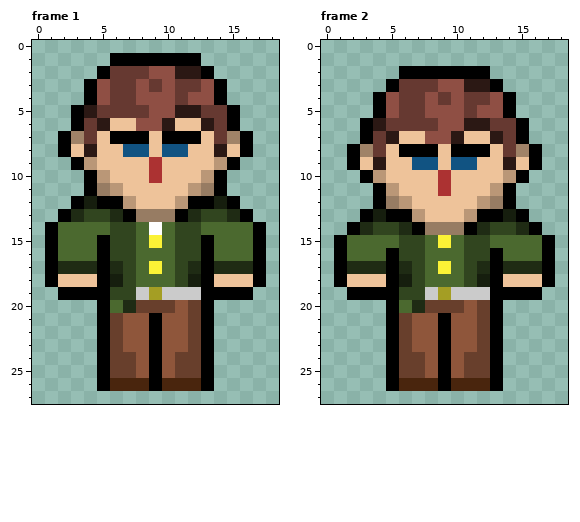
Edited in one commit: pixel-art file (Scenes/Actors/Player/Assets/Player_Idle.aseprite). The first picture shows the starting point.
19x28 pixels, 2 frames. Colours within 5 levels of each other are drawn and written as one. Shown: frame 1, frame 2.
The result:
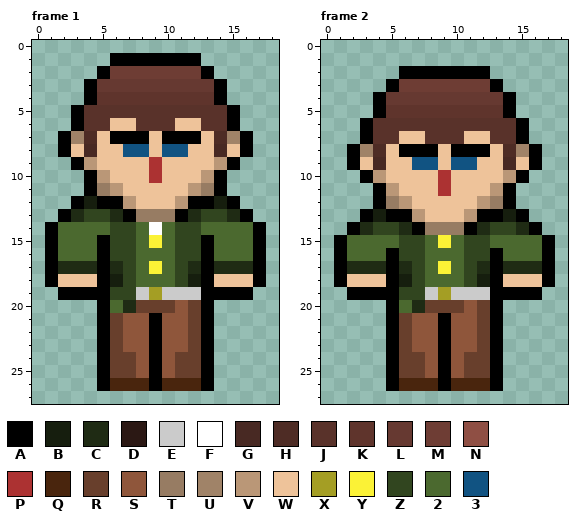
Palette (. is transparent): A #000000  B #161e0e  C #1f2b14  D #2b1814  E #cbcbcb  F #ffffff  G #482923  H #4e2c25  J #59322a  K #5f342c  L #663931  M #6e3d34  N #8f4f44  P #ac3232  Q #49250d  R #683f2c  S #8f563b  T #977c63  U #a08368  V #ba9777  W #eec39a  X #a49e24  Y #fbf236  Z #31451f  2 #4b692f  3 #115382
Changes in this commit:
{"where": "frame 1"}
{"frame":1,"y":2,"x":6,"old":"LLLNNDD","new":"MMMMMMM"}
{"frame":1,"y":3,"x":5,"old":"N","new":"L"}
{"frame":1,"y":3,"x":8,"old":"N","new":"L"}
{"frame":1,"y":3,"x":10,"old":"N","new":"L"}
{"frame":1,"y":3,"x":13,"old":"N","new":"L"}
{"frame":1,"y":4,"x":5,"old":"NLLNNNLNN","new":"KKKKKKKKK"}
{"frame":1,"y":5,"x":4,"old":"DLLLLNNDDLL","new":"JJJJJJJJJJJ"}
{"frame":1,"y":6,"x":4,"old":"LD","new":"JJ"}
{"frame":1,"y":6,"x":8,"old":"NND","new":"JJJ"}
{"frame":1,"y":6,"x":13,"old":"DL","new":"JJ"}
{"frame":1,"y":7,"x":4,"old":"L","new":"H"}
{"frame":1,"y":7,"x":14,"old":"L","new":"H"}
{"frame":1,"y":8,"x":4,"old":"D","new":"G"}
{"frame":1,"y":8,"x":14,"old":"D","new":"G"}
{"where": "frame 2"}
{"frame":2,"y":3,"x":6,"old":"LLLNNDD","new":"MMMMMMM"}
{"frame":2,"y":4,"x":5,"old":"N","new":"L"}
{"frame":2,"y":4,"x":8,"old":"N","new":"L"}
{"frame":2,"y":4,"x":10,"old":"N","new":"L"}
{"frame":2,"y":4,"x":13,"old":"N","new":"L"}
{"frame":2,"y":5,"x":5,"old":"NLLNNNLNN","new":"KKKKKKKKK"}
{"frame":2,"y":6,"x":4,"old":"DLLLLNNDDLL","new":"JJJJJJJJJJJ"}
{"frame":2,"y":7,"x":4,"old":"LD","new":"JJ"}
{"frame":2,"y":7,"x":8,"old":"NND","new":"JJJ"}
{"frame":2,"y":7,"x":13,"old":"DL","new":"JJ"}
{"frame":2,"y":8,"x":4,"old":"L","new":"H"}
{"frame":2,"y":8,"x":14,"old":"L","new":"H"}
{"frame":2,"y":9,"x":4,"old":"D","new":"G"}
{"frame":2,"y":9,"x":14,"old":"D","new":"G"}
{"label":"changed","picture_box":[84,66,227,157]}
{"label":"changed","picture_box":[373,79,516,170]}
